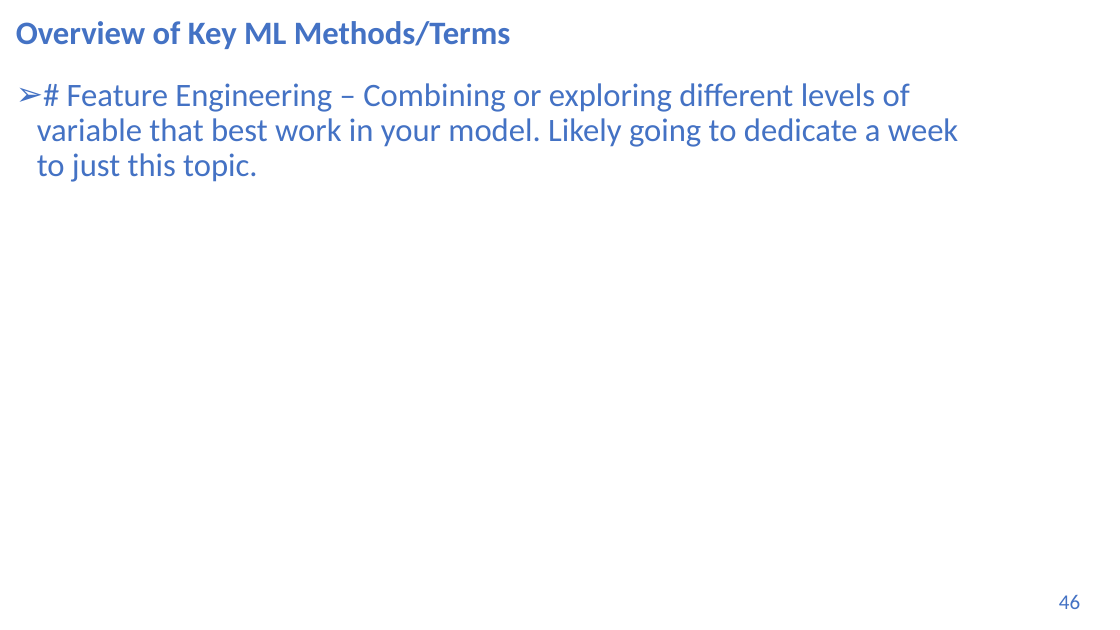
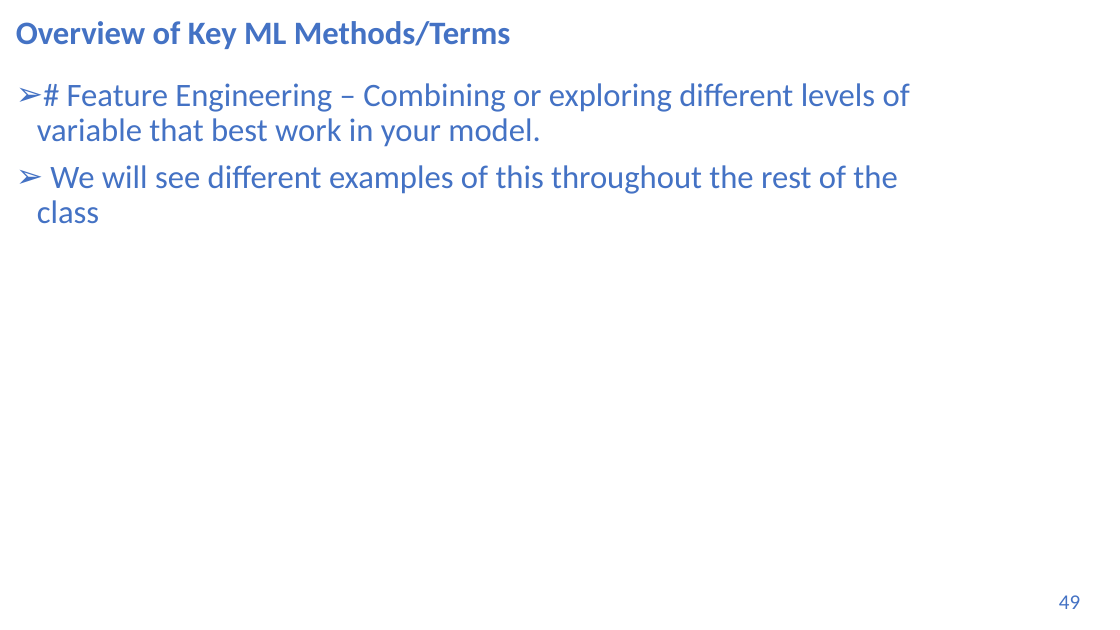
Before and after one commit to UVADS/DS-3001, a slide deck: slide 49 of 05_ML_Concepts_II_Data_Prep/machine_learning_bootcamp.pptx (slide 46 before the commit). Drawn at 1120x630 pixels with LibreOffice and Linux fonts; fonts in the diff are those of the drawing. Boxes give left, top, right and bottom in pixels: in the first picture for what was removed or moved away, otherwise in the second. Text is boxed around its words. In the diff, an @@ line names an element or a change of style, - is before the commit and + after.

```diff
--- a/05_ML_Concepts_II_Data_Prep/machine_learning_bootcamp.pptx
+++ b/05_ML_Concepts_II_Data_Prep/machine_learning_bootcamp.pptx
@@ text at (x1=37, y1=83, x2=910, y2=224): text changed @@
-➢ # Feature Engineering – Combining or exploring different levels of variable that best work in your model. Likely going to dedicate a week to just this topic.
+➢ # Feature Engineering – Combining or exploring different levels of variable that best work in your model.
+➢ We will see different examples of this throughout the rest of the class
@@ page number at (x1=1059, y1=595, x2=1080, y2=609): text changed @@
-46
+49
```
Also in this commit, not shown: 2 other slides changed, 2 slides added, 47 other files.
